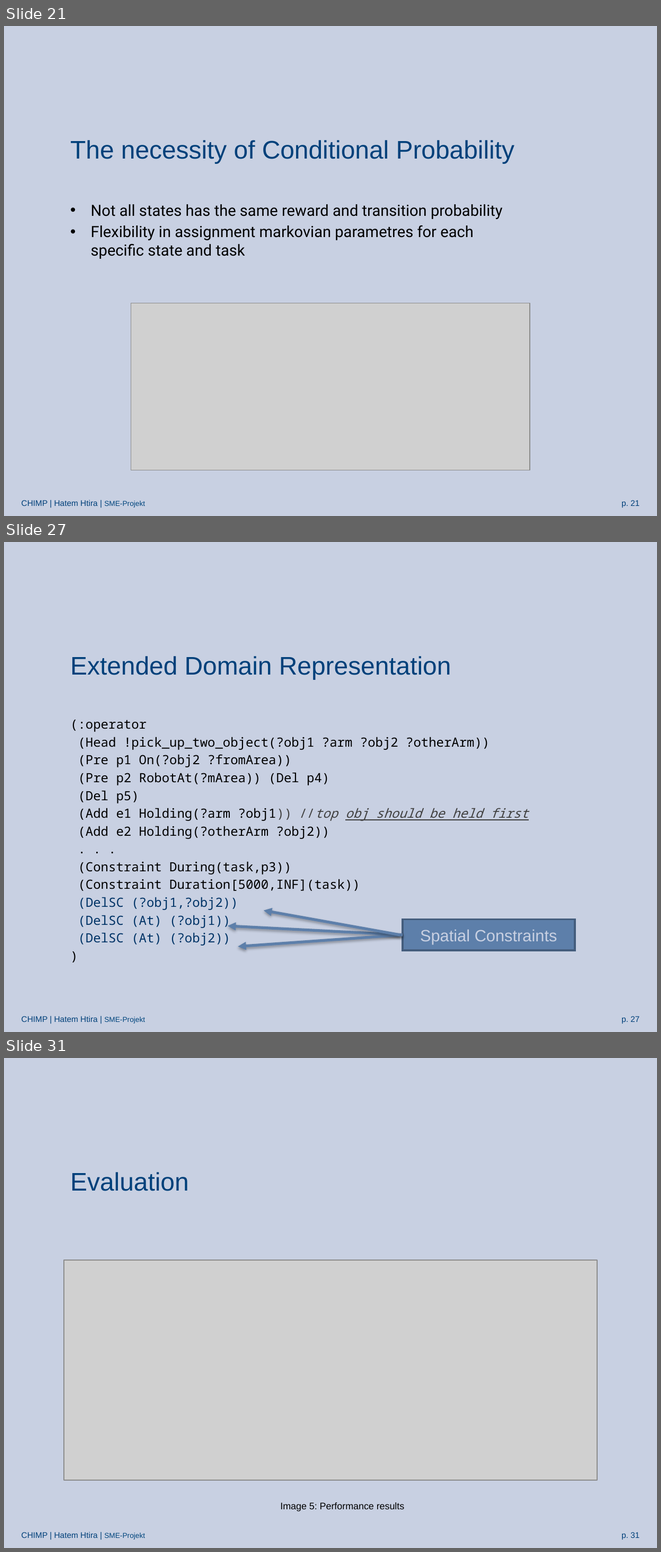
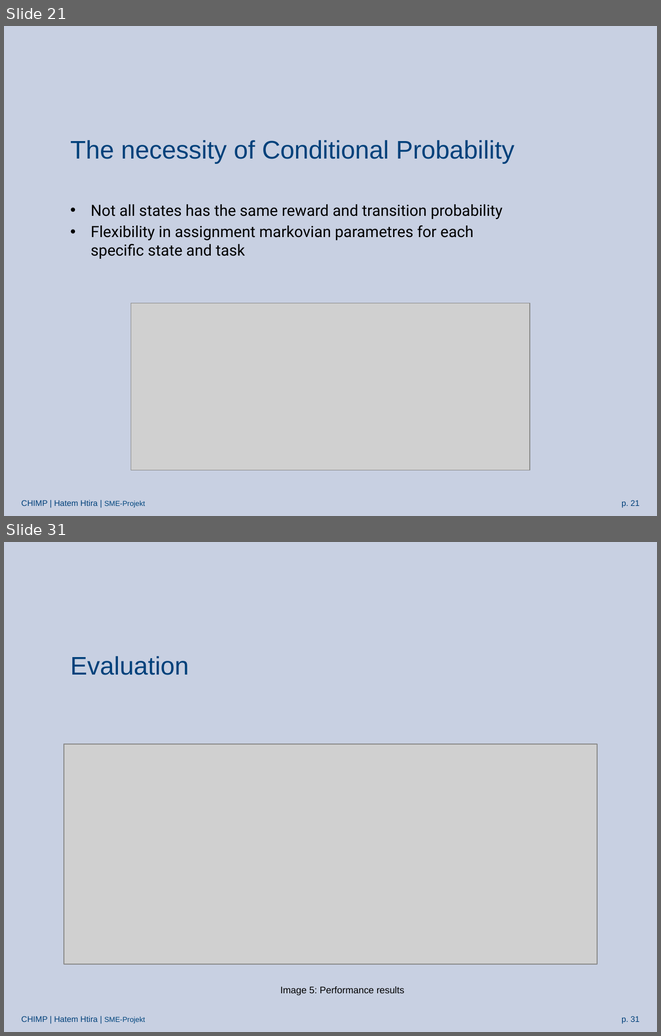
Before and after one commit to htiraHatem/CHIMP_MDP, a slide deck: HTN2MDP presentation.pptx. Shown one above the other, each under a label of ours: slides 21, 27 and 31 before the commit, slides 21 and 31 after it; the slides between them are not shown. The pictures are 661x1552 and 661x1036 pixels, drawn with LibreOffice and Linux fonts; fonts in the diff are those of the drawing; grey boxes stand for pictures; background and template pictures are left out. Boxes give left, top, right and bottom in pixels: in the first picture for what was removed or moved away, otherwise in the second. Text is boxed around its words. In the diff, an @@ line names an element or a change of style, - is before the commit and + after.

```diff
--- a/HTN2MDP presentation.pptx
+++ b/HTN2MDP presentation.pptx
@@ slide 27 removed at <box>4,542,657,1032</box>, background picture (left out); not listed: 2 template elements that a slide beside it also shows @@
@@ title removed at <box>70,656,451,679</box> @@
-Extended Domain Representation
@@ text removed at <box>70,720,528,945</box> @@
-(:operator
-(Head !pick_up_two_object(?obj1 ?arm ?obj2 ?otherArm))
-(Pre p1 On(?obj2 ?fromArea))
-(Pre p2 RobotAt(?mArea)) (Del p4)
-(Del p5)
-(Add e1 Holding(?arm ?obj1)) //top obj should be held first
-(Add e2 Holding(?otherArm ?obj2))
-. . .
-(Constraint During(task,p3))
-(Constraint Duration[5000,INF](task))
-(DelSC (?obj1,?obj2))
-(DelSC (At) (?obj1))
-(DelSC (At) (?obj2))
-)
@@ arrow removed from (400, 934) to (264, 910) @@
@@ rectangle removed at <box>403,919,575,950</box> @@
-Spatial Constraints
@@ arrow removed from (403, 934) to (228, 926) @@
@@ arrow removed from (403, 934) to (238, 946) @@
```
Also in this commit, not shown: 12 slides changed, 4 slides added, 3 other slides removed.
